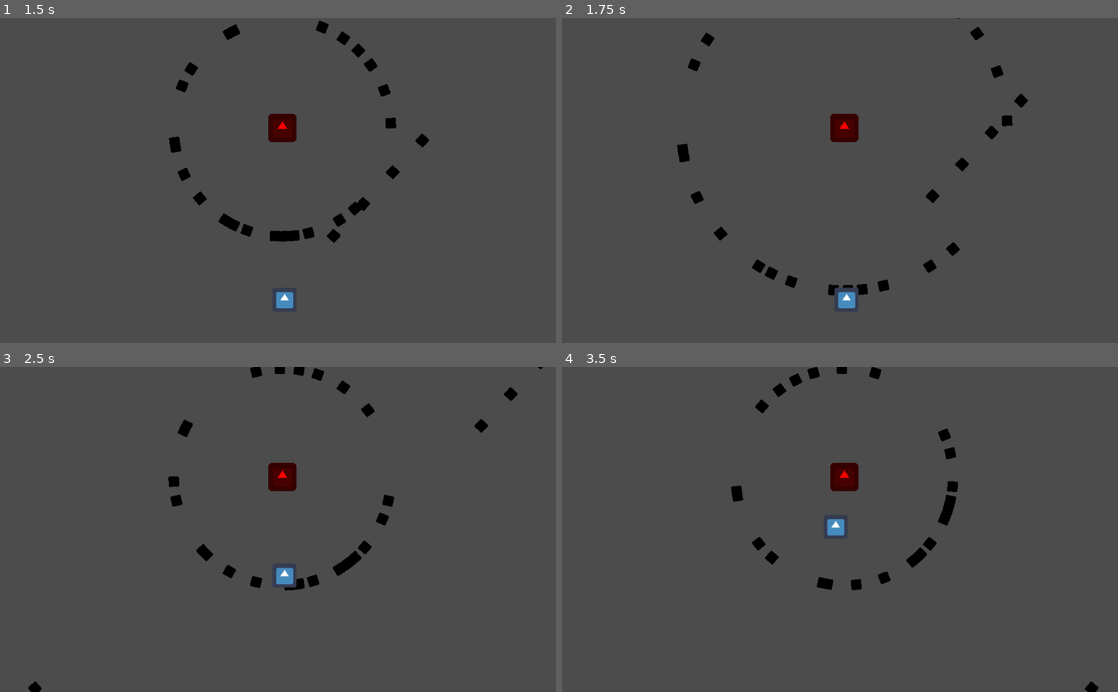
Above: before the commit, frames 1-4 (two rows, left to right).
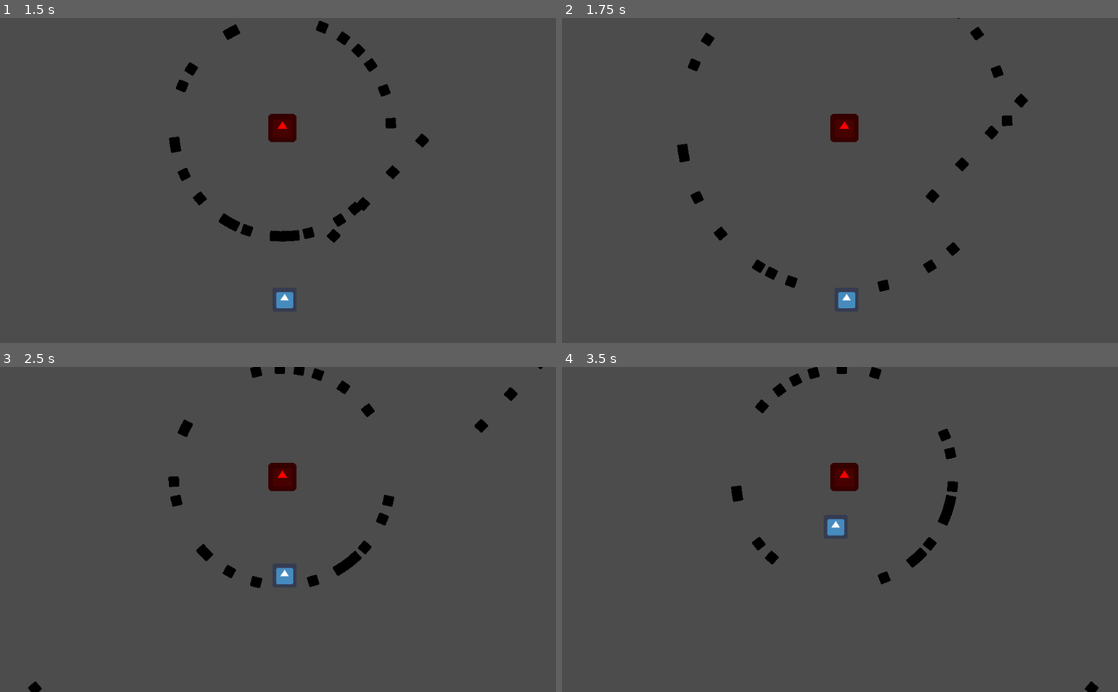
Above: after the commit, the same moments.

Repository: warriormaster12/HeartTale
Game: Godot game, scene res://Levels/BossLevel.tscn
Two runs of this game, one before a commit and one after it. Both use one fixed random seed, a clock stepped at 60 frames per second and the inputs below. The engine's default icon, where the game draws it, is replaced by a stand-in: a white triangle on a blue panel in a dark square.
Inputs (mouse positions are in pixels of both pictures, inside the frame that each line leads up to):
- Up to frame 1 (1.5 s): tap Enter at 0.5 s; move the mouse to (400, 164) at 0.52 s; press the mouse at (400, 164) at 0.53 s; move the mouse to (166, 196) at 1.27 s; release the mouse at (166, 196) at 1.28 s; tap S (move_b) at 1.35 s
- Up to frame 2 (1.75 s): no input
- Up to frame 3 (2.5 s): move the mouse to (333, 458) at 2.02 s; hold W (move_f) from 2.03 s (still down)
- Up to frame 4 (3.5 s): move the mouse to (812, 594) at 2.77 s; release W (move_f) at 2.78 s; tap A (move_l) at 2.85 s

Frame 1 is identical in both runs. In frame 2, 0.1% of the frame differs, in the area x 47-55%, y 81-86%; in frame 3, less than 0.1%; in frame 4, 0.2%, in the area x 45-54%, y 64-69%.

Commit message:
enabled collision

Diff:
--- a/GameObjects/Enemy/Bullet.gd
+++ b/GameObjects/Enemy/Bullet.gd
@@ -7,6 +7,7 @@
 var dir = Vector2(1,0)
 var speed = 400
 onready var timer = get_node("SelfDestroyDelay")
+var target = "Player"
 
 # Called when the node enters the scene tree for the first time.
 func _ready():
@@ -24,9 +25,9 @@
 
 
 func _on_Area2D_body_entered(body):
-	if body.name == "Player":
-		print("Hit")
-		#get_tree().queue_delete(self)
+	if body.name == target:
+		print(target + " hit")
+		get_tree().queue_delete(self)
 
 
 
--- a/GameObjects/Player/Player.gd
+++ b/GameObjects/Player/Player.gd
@@ -47,6 +47,7 @@
 
 func _shoot():
 	var bullet_instance = bullet.instance()
+	bullet_instance.target = "Enemy"
 	var bullet_rotation = get_angle_to(get_global_mouse_position()) + rotator_node.get_rotation()
 	bullet_instance.position = rotator_node.position
 	bullet_instance.rotation = bullet_rotation
